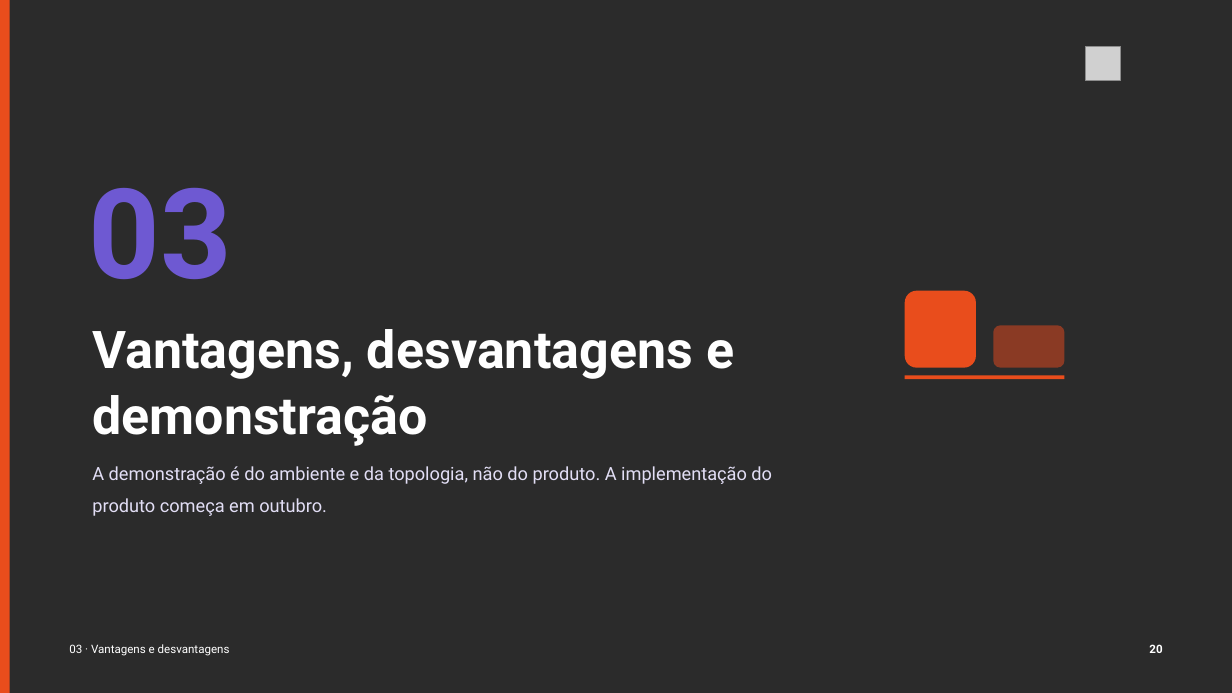
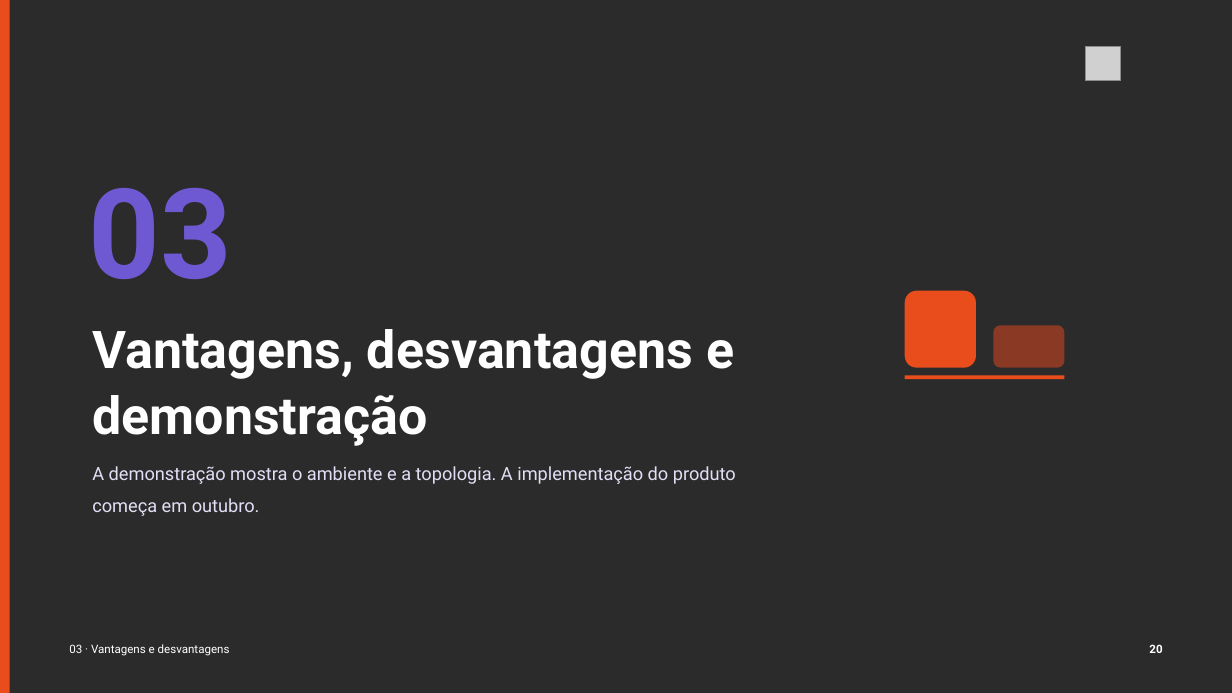
Before and after one commit to tcpassos/invite-app, a slide deck: slide 20 of trabalhos/T1-Docker-Invite-People.pptx. Drawn at 1232x693 pixels with LibreOffice and Linux fonts; fonts in the diff are those of the drawing; grey boxes stand for pictures; background and template pictures are left out; a plain dark background stands for a picture behind light text. Boxes give left, top, right and bottom in pixels: in the first picture for what was removed or moved away, otherwise in the second. Text is boxed around its words. In the diff, an @@ line names an element or a change of style, - is before the commit and + after.

```diff
--- a/trabalhos/T1-Docker-Invite-People.pptx
+++ b/trabalhos/T1-Docker-Invite-People.pptx
@@ text at (x1=92, y1=466, x2=736, y2=516): text changed @@
-A demonstração é do ambiente e da topologia, não do produto. A implementação do produto começa em outubro.
+A demonstração mostra o ambiente e a topologia. A implementação do produto começa em outubro.
```
Also in this commit, not shown: 9 other slides changed, 12 other files.
